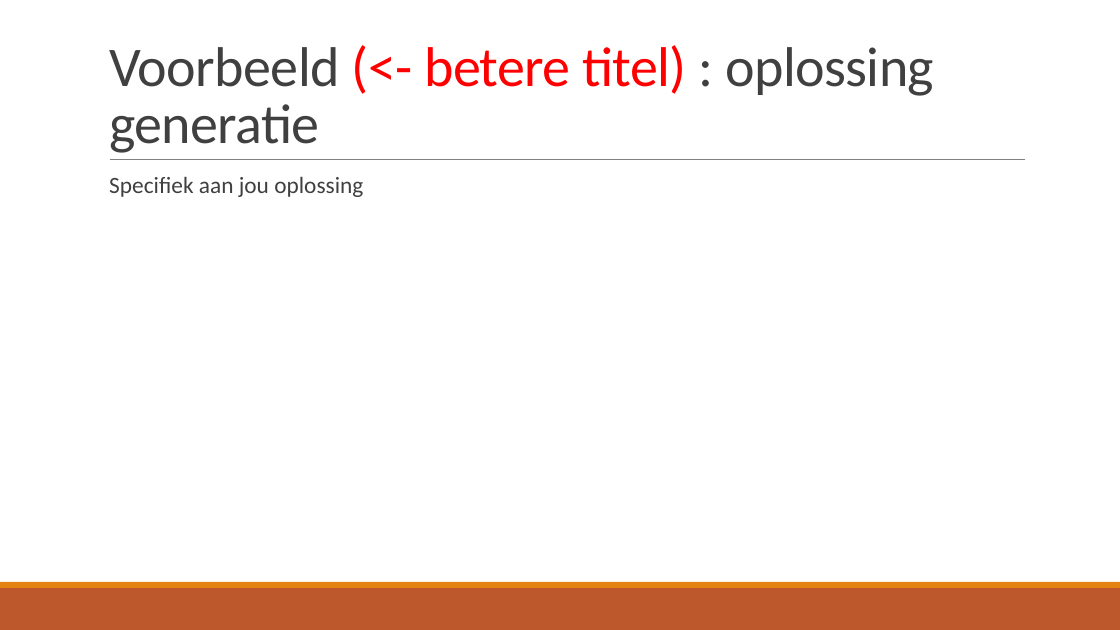
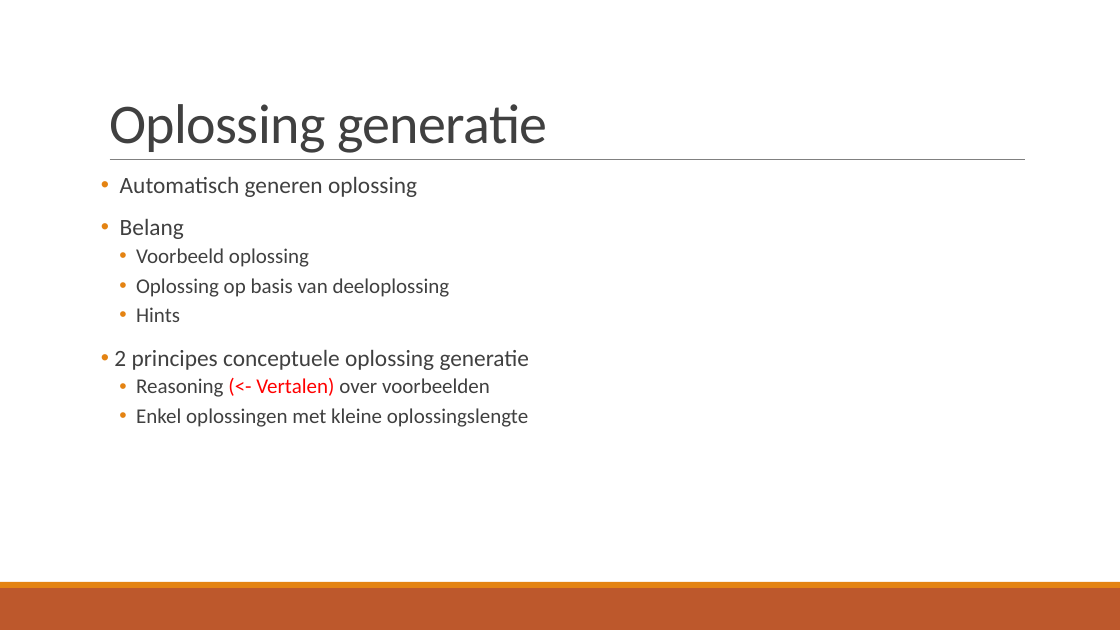
Before and after one commit to TomDeGroote/Bachelorproef, a slide deck: slide 7 of Opdracht 2/Literatuurstudie.pptx. Drawn at 1120x630 pixels with LibreOffice and Linux fonts; fonts in the diff are those of the drawing. Boxes give left, top, right and bottom in pixels: in the first picture for what was removed or moved away, otherwise in the second. Text is boxed around its words. In the diff, an @@ line names an element or a change of style, - is before the commit and + after.

```diff
--- a/Opdracht 2/Literatuurstudie.pptx
+++ b/Opdracht 2/Literatuurstudie.pptx
@@ title at (109, 104, 547, 153): text changed @@
-Voorbeeld (<- betere titel) : oplossing generatie
+Oplossing generatie
@@ text at (114, 177, 530, 427): text changed; size 20 to 18 pt @@
-  Specifiek aan jou oplossing
+• Automatisch generen oplossing
+• Belang
+  • Voorbeeld oplossing
+  • Oplossing op basis van deeloplossing
+  • Hints
+• 2 principes conceptuele oplossing generatie
+  • Reasoning (<- Vertalen) over voorbeelden
+  • Enkel oplossingen met kleine oplossingslengte
```
Also in this commit, not shown: 4 other slides changed, 1 slide added, 1 slide removed.
